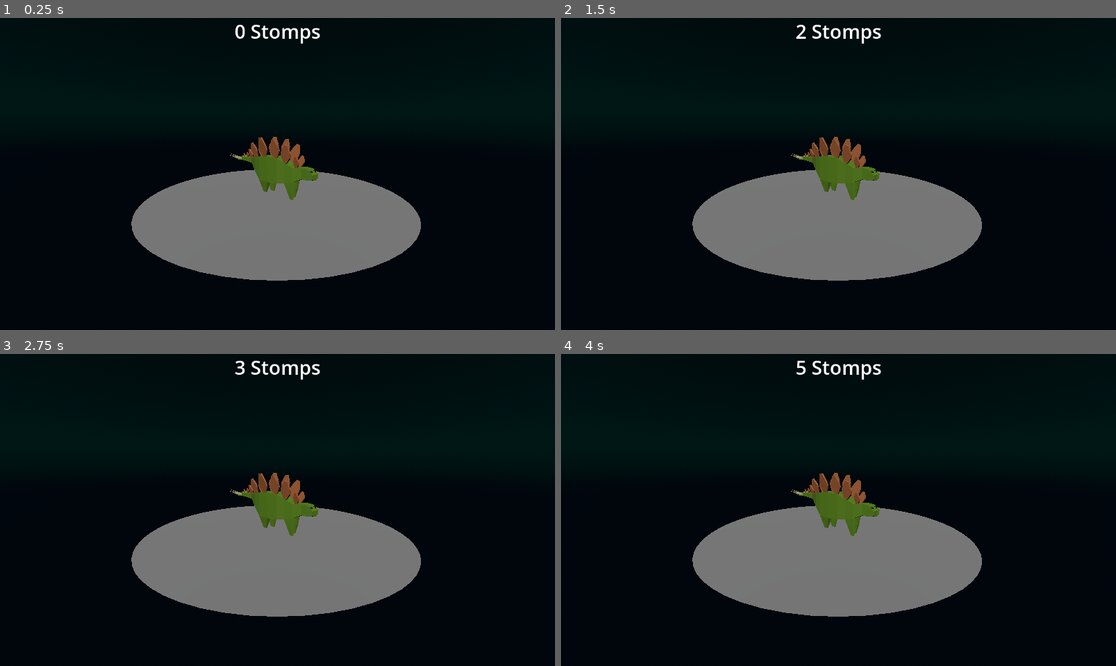
Above: before the commit, frames 1-4 (two rows, left to right).
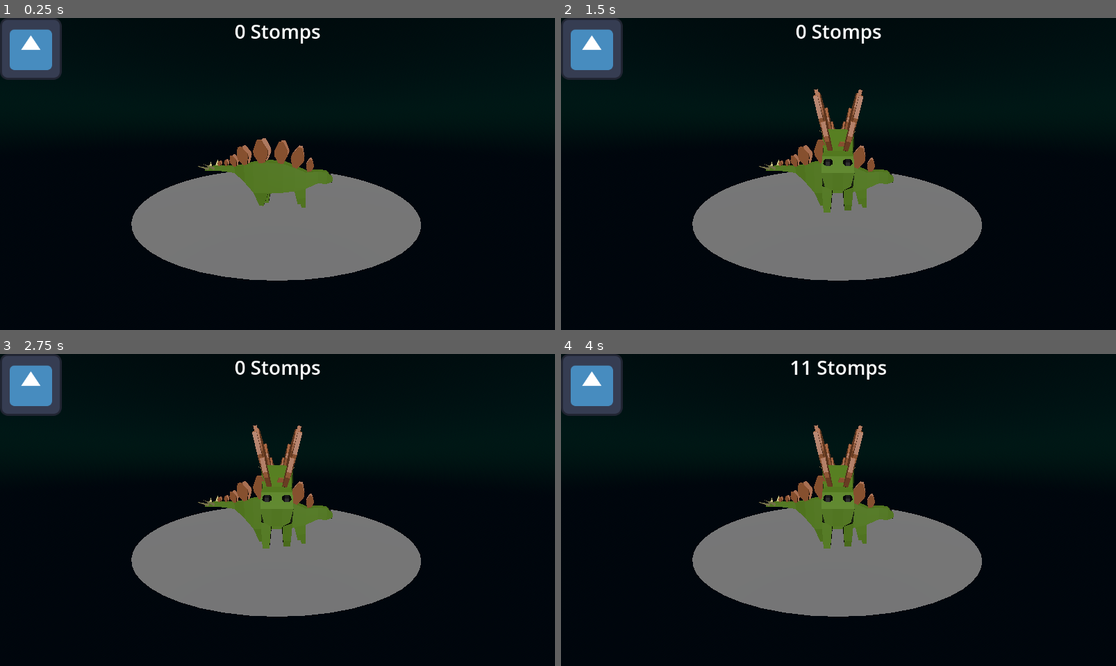
Above: after the commit, the same moments.

Repository: squid844/dino-stomper
Game: Godot game, scene res://scenes/game.tscn
The game is run twice, just before and just after one commit, with the same random seed, the same clock (stepped at 60 frames per second) and the same inputs. The engine's default icon, where the game draws it, is replaced by a stand-in: a white triangle on a blue panel in a dark square.
Inputs (mouse positions are in pixels of both pictures, inside the frame that each line leads up to):
- Up to frame 1 (0.25 s): no input
- Up to frame 2 (1.5 s): click (594, 49) at 0.52 s; click (594, 49) at 1.27 s
- Up to frame 3 (2.75 s): click (33, 385) at 2.02 s
- Up to frame 4 (4 s): tap Enter at 2.75 s; move the mouse to (960, 494) at 2.77 s; click (960, 494) at 2.92 s; tap Space at 3.5 s; move the mouse to (727, 525) at 3.52 s; click (727, 525) at 3.67 s

The runs differ from the first frame. In frame 1, 3.8% of the frame differs, in the area x 0-60%, y 0-61%; in frame 2, 4.9%; in frame 3, 4.9%; in frame 4, 5.3%, in the area x 0-60%, y 0-63%.

Commit message:
button that can make multiple dinos spawn

Diff:
--- a/scenes/game.tscn
+++ b/scenes/game.tscn
@@ -1,6 +1,7 @@
-[gd_scene load_steps=7 format=3 uid="uid://dkfy3y2orda1t"]
+[gd_scene load_steps=8 format=3 uid="uid://dkfy3y2orda1t"]
 
 [ext_resource type="Script" uid="uid://dldp6b70n8ccj" path="res://scripts/game.gd" id="1_yqjtg"]
+[ext_resource type="Texture2D" uid="uid://6owj8i574ji1" path="res://icon.svg" id="2_lbhrr"]
 [ext_resource type="Script" uid="uid://bed13xsg2p3j6" path="res://scripts/stats.gd" id="3_lnu2h"]
 [ext_resource type="PackedScene" uid="uid://c24yr7xx7bwps" path="res://scenes/island.tscn" id="4_lbhrr"]
 
@@ -21,6 +22,11 @@
 
 [node name="WorldEnvironment" type="WorldEnvironment" parent="."]
 environment = SubResource("Environment_iywne")
+
+[node name="TextureButton" type="TextureButton" parent="."]
+offset_right = 128.0
+offset_bottom = 128.0
+texture_normal = ExtResource("2_lbhrr")
 
 [node name="Stats" type="VBoxContainer" parent="."]
 anchors_preset = 10
@@ -50,3 +56,4 @@
 [connection signal="island_clicked" from="." to="." method="_on_island_clicked"]
 [connection signal="island_clicked" from="." to="Island" method="_on_game_island_clicked"]
 [connection signal="stomps_change" from="." to="Stats" method="_on_game_stomps_change"]
+[connection signal="button_down" from="TextureButton" to="Island" method="_on_texture_button_button_down"]
--- a/scenes/island.tscn
+++ b/scenes/island.tscn
@@ -11,6 +11,7 @@
 
 [node name="Island" type="Node3D"]
 script = ExtResource("1_g61je")
+dino_scene = ExtResource("1_2v8eh")
 
 [node name="StaticBody3D" type="StaticBody3D" parent="."]
 
@@ -21,5 +22,7 @@
 mesh = SubResource("CylinderMesh_afvvs")
 skeleton = NodePath("../../..")
 
-[node name="Dino" parent="." instance=ExtResource("1_2v8eh")]
-transform = Transform3D(0.34704658, 0, 0.3599426, 0, 0.5, 0, -0.3599426, 0, 0.34704658, 0, 1, 0)
+[node name="DinoGroup" type="Node3D" parent="."]
+
+[node name="Dino" parent="DinoGroup" instance=ExtResource("1_2v8eh")]
+transform = Transform3D(0.0676157, 0, 0.49540702, 0, 0.5, 0, -0.49540702, 0, 0.0676157, 0, 1.0114473, 2.5655787)
--- a/scripts/game.gd
+++ b/scripts/game.gd
@@ -3,7 +3,8 @@
 const save_path = "user://userdata.save"
 
 var stomps = 0
-var amount_per_click = 1
+@onready var dino_group: Node3D = $Island.dino_group
+@onready var amount_per_click = dino_group.get_child_count()
 
 signal island_clicked
 signal stomps_change
@@ -34,6 +35,9 @@
 	else:
 		save_data()
 
+func _process(delta: float) -> void:
+	amount_per_click = dino_group.get_child_count()
+
 func _on_island_clicked() -> void:
 	stomps += amount_per_click
 	emit_signal("stomps_change", stomps)
--- a/scripts/island.gd
+++ b/scripts/island.gd
@@ -1,6 +1,13 @@
 extends Node3D
 
-@onready var dino = $Dino;
+@export  var dino_scene : PackedScene;
+@onready var dino_group: Node3D = $DinoGroup
+
+func _on_texture_button_button_down() -> void:
+	var  dino = dino_scene.instantiate()
+	dino_group.add_child(dino)
 
 func _on_game_island_clicked() -> void:
-	dino.jump()
+	var dinos = dino_group.get_children()
+	for dino in dinos:
+		dino.jump()
